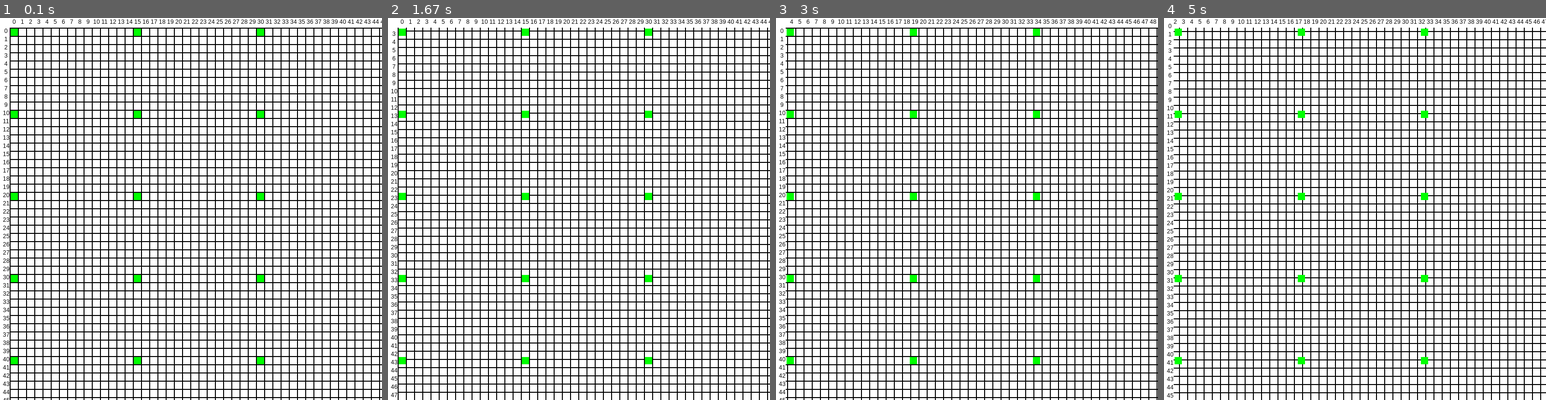
Above: before the commit, frames 1-4 (left to right).
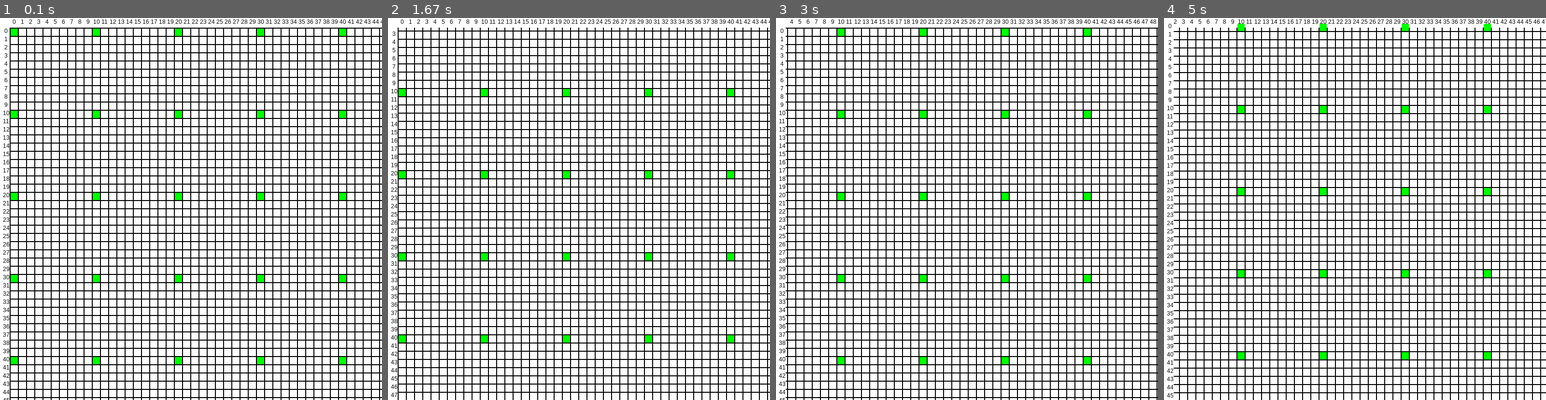
Above: after the commit, the same moments.

Repository: Archanciel/Learning_Pygame
Game: pygame game, started from draw_grid/main.py
Two runs of this game, one before a commit and one after it. Both use one fixed random seed, a clock stepped at 60 frames per second and the inputs below.
Inputs (mouse positions are in pixels of both pictures, inside the frame that each line leads up to):
- Up to frame 1 (0.1 s): no input
- Up to frame 2 (1.67 s): hold Right 0.33-0.8 s; move the mouse to (563, 224) at 0.37 s; hold Up 0.83-1.3 s; move the mouse to (701, 197) at 0.87 s; hold Right from 1.33 s (still down); move the mouse to (487, 212) at 1.37 s
- Up to frame 3 (3 s): release Right at 1.8 s; hold Left 1.83-2.37 s; move the mouse to (848, 151) at 1.87 s; hold Down 2.4-2.87 s; move the mouse to (1024, 75) at 2.43 s; hold Left from 2.9 s (still down); move the mouse to (1012, 243) at 2.93 s
- Up to frame 4 (5 s): release Left at 3.37 s; hold Up 3.4-3.87 s; move the mouse to (1362, 79) at 3.43 s; hold Right 3.9-4.53 s; move the mouse to (1263, 132) at 3.93 s; hold Down from 4.57 s (still down); move the mouse to (1217, 197) at 4.6 s

The runs differ from the first frame. In frame 1, 0.7% of the frame differs, in the area x 24-91%, y 2-91%; in frame 2, 1.3%, in the area x 2-91%, y 2-91%; in frame 3, 1.3%; in frame 4, 1.3%.

Commit message:
trying to solve left grid move. Not yet ok !

Diff:
--- a/draw_grid/grid.py
+++ b/draw_grid/grid.py
@@ -9,13 +9,14 @@
         self.initCellValue = initCellValue
         self.setGridDimension()
 
-
         #Dimensioning the internal value grid to the max displayable cell number.
         #Since one cell can occupy a minimum of 1 px and the grid line width
         #is 1 px, 2 cells will require 1 + 1 + 1 + 1 + 1 = 5 px.
         #3 cells require 1 + 1 + 1 + 1 + 1 + 1 + 1 = 7 px.
         #n cells require 1 + (n * 2) px
-        self.cellValueGrid = [[initCellValue for i in range((surface.get_width() - 1) // 2)] for j in range((surface.get_height() - 1) // 2)]
+        self.xMaxCellNumber = (surface.get_width() - 1) // 2
+        self.yMaxCellNumber = (surface.get_height() - 1) // 2
+        self.cellValueGrid = [[initCellValue for i in range(self.xMaxCellNumber)] for j in range(self.yMaxCellNumber)]
 
         self.setStartPattern()
         self.font = pg.font.SysFont('arial', int(GRID_COORD_MARGIN_SIZE / 20 * 12), False)
@@ -24,26 +25,9 @@
         self.gridOffsetY = 0
 
     def setStartPattern(self):
-        for i in range(0,300,10):
-            self.cellValueGrid[i][0] = True
-        for i in range(0,300,10):
-            self.cellValueGrid[i][100] = True
-        for i in range(0,300,10):
-            self.cellValueGrid[i][300] = True
-
-        for i in range(0, 300, 10):
-            self.cellValueGrid[i][0] = True
-        for i in range(0, 300, 10):
-            self.cellValueGrid[i][15] = True
-        for i in range(0, 300, 10):
-            self.cellValueGrid[i][30] = True
-
-        for i in range(0, 300, 10):
-            self.cellValueGrid[i][0] = True
-        for i in range(0, 300, 10):
-            self.cellValueGrid[i][15] = True
-        for i in range(0, 300, 10):
-            self.cellValueGrid[i][30] = True
+        for i in range(0,self.xMaxCellNumber,10):
+            for j in range(0,self.yMaxCellNumber,10):
+                self.cellValueGrid[i][j] = True
 
     def setGridDimension(self):
         self.colNb = (self.surface.get_width() - GRID_LINE_WIDTH) // (self.cellSize + GRID_LINE_WIDTH)
@@ -54,6 +38,8 @@
             gridCoordMargin = GRID_COORD_MARGIN_SIZE
         else:
             gridCoordMargin = 0
+
+        # drawing lines
 
         maxDrawnedLineNumber = self.lineNb + 1
         li = 0
@@ -84,6 +70,8 @@
             else:
                 pg.draw.line(self.surface, BLACK, (gridCoordMargin, liCoord), (self.surface.get_width(), liCoord), GRID_LINE_WIDTH)
 
+        # drawing columns
+
         maxDrawnedColNumber = self.lineNb + 1
         co = 0
 
@@ -113,17 +101,45 @@
             else:
                 pg.draw.line(self.surface, BLACK, (colCoord, gridCoordMargin), (colCoord,self.surface.get_height()), GRID_LINE_WIDTH)
 
-        #drawing active cells
+        # drawing active cells
+
         # // 2 + 1 below is required to handle correctly GRID_LINE_WIDTH > 1 !
 
         for row in range(len(self.cellValueGrid)):
             for col in range(len(self.cellValueGrid[0])):
                 if self.cellValueGrid[row][col]:
+                    activeCellXCoordPx = gridCoordMargin + GRID_LINE_WIDTH // 2 + 1 + self.gridOffsetX + (
+                                (GRID_LINE_WIDTH + self.cellSize) * col)
+                    if activeCellXCoordPx > 0:
+                        activeCellLeftOffsetX = gridCoordMargin - activeCellXCoordPx
+                        if activeCellLeftOffsetX > 0 and activeCellLeftOffsetX < gridCoordMargin:
+                            xCellSize = self.cellSize - activeCellLeftOffsetX
+#                            print('offsetX={} activeCellXCoordPx={} xCellSize={}'.format(self.gridOffsetX,
+#                                                                                         activeCellXCoordPx, xCellSize))
+                            activeCellXCoordPx = gridCoordMargin
+                        else:
+                            xCellSize = self.cellSize
+                    else:
+                        activeCellLeftOffsetX = gridCoordMargin + activeCellXCoordPx
+                        if activeCellLeftOffsetX >= 0 and activeCellLeftOffsetX < gridCoordMargin:
+                            xCellSize = self.cellSize + self.gridOffsetX + GRID_LINE_WIDTH // 2 + 1
+                            print('OOOoffsetX={} activeCellLeftOffsetX={} xCellSize={}'.format(self.gridOffsetX,
+                                                                                            activeCellLeftOffsetX, xCellSize))
+                            activeCellXCoordPx = gridCoordMargin
+                        elif activeCellLeftOffsetX < 0 and activeCellLeftOffsetX >= -gridCoordMargin:
+                            xCellSize = self.cellSize + self.gridOffsetX + GRID_LINE_WIDTH // 2 + 1
+                            print('offsetX={} activeCellLeftOffsetX={} xCellSize={}'.format(self.gridOffsetX,
+                                                                                            activeCellLeftOffsetX, xCellSize))
+                            activeCellXCoordPx = gridCoordMargin
+                        else:
+                            xCellSize = 0
+                    activeCellYCoordPx = gridCoordMargin + GRID_LINE_WIDTH // 2 + 1 + self.gridOffsetY + (
+                                (GRID_LINE_WIDTH + self.cellSize) * row)
                     pg.draw.rect(self.surface,
                                      GREEN,
-                                     [gridCoordMargin + GRID_LINE_WIDTH // 2 + 1 + ((GRID_LINE_WIDTH + self.cellSize) * col),
-                                      gridCoordMargin + GRID_LINE_WIDTH // 2 + 1 + ((GRID_LINE_WIDTH + self.cellSize) * row),
-                                      self.cellSize,
+                                     [activeCellXCoordPx,
+                                      activeCellYCoordPx,
+                                      xCellSize,
                                       self.cellSize])
                     # code below not working !!!
                     # pg.draw.rect(self.surface,
